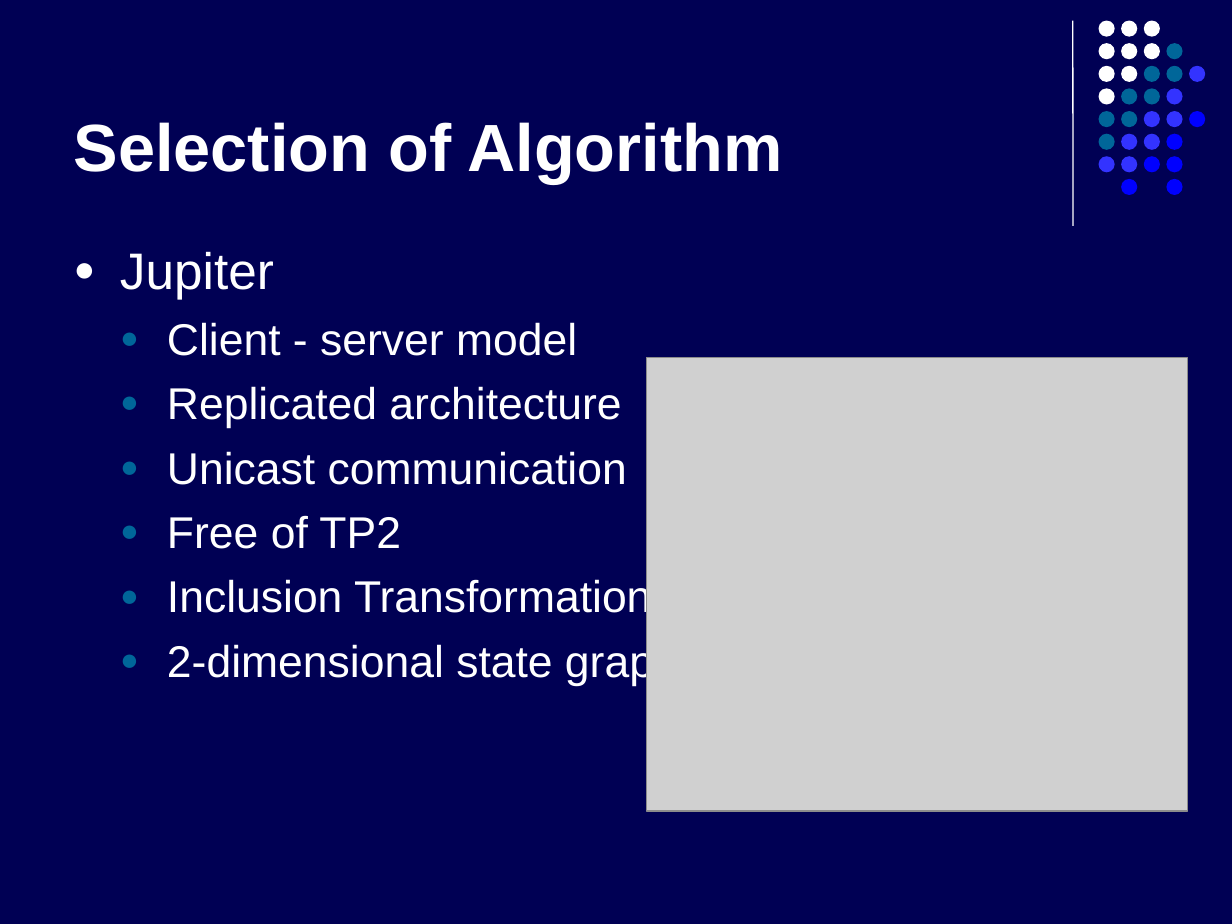
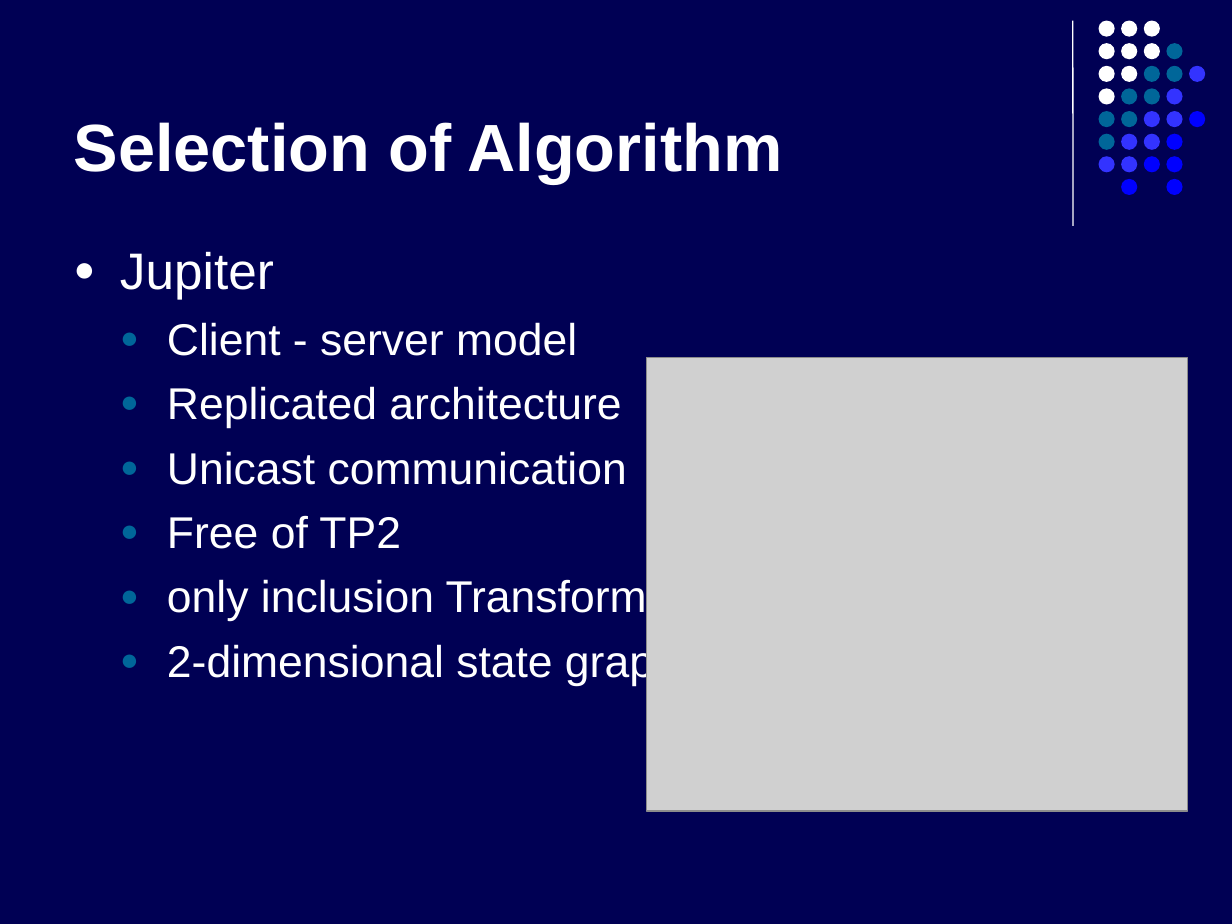
Before and after one commit to kyanha/ace, a slide deck: slide 11 of ace/trunk/doc/presentation/presentation.ppt. Drawn at 1232x924 pixels with LibreOffice and Linux fonts; fonts in the diff are those of the drawing; grey boxes stand for pictures. Boxes give left, top, right and bottom in pixels: in the first picture for what was removed or moved away, otherwise in the second. Text is boxed around its words. In the diff, an @@ line names an element or a change of style, - is before the commit and + after.

```diff
--- a/ace/trunk/doc/presentation/presentation.ppt
+++ b/ace/trunk/doc/presentation/presentation.ppt
@@ text at [167, 578, 743, 622]: text changed @@
-  ● Inclusion Transformation
+  ● only inclusion Transformation
```
Also in this commit, not shown: 4 other slides changed, 1 slide added, 4 slides removed.
